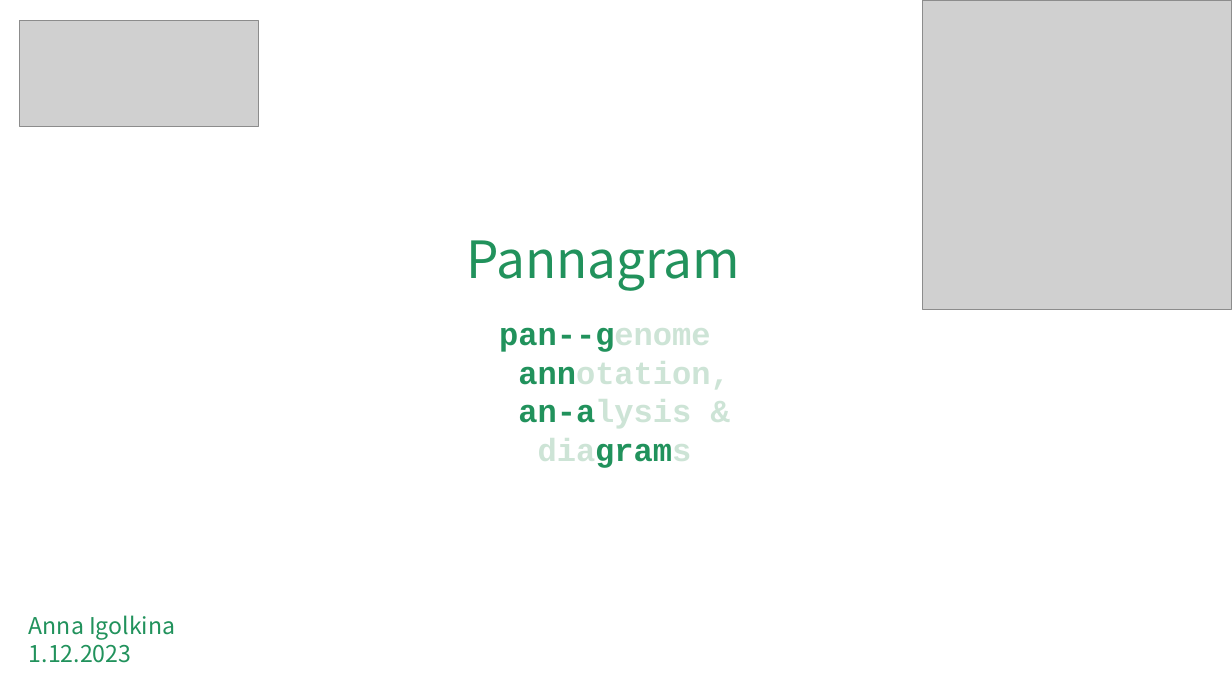
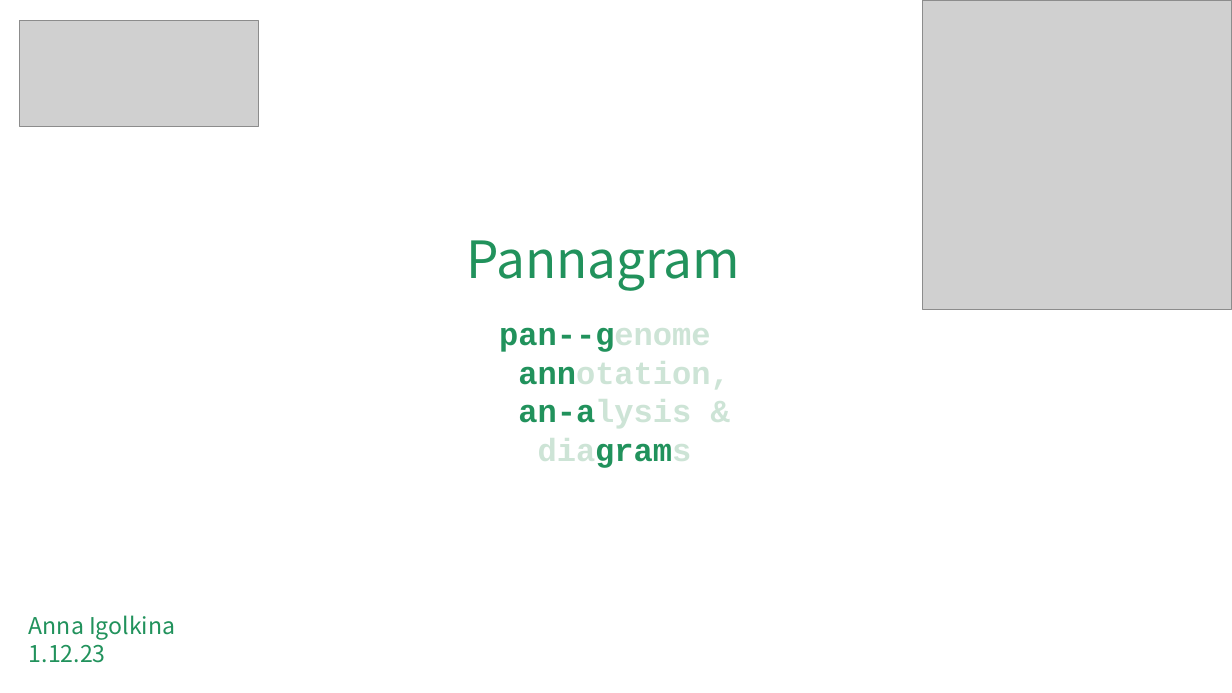
Before and after one commit to iganna/pannagram, a slide deck: slide 1 of examples/manual.pptx. Drawn at 1232x693 pixels with LibreOffice and Linux fonts; fonts in the diff are those of the drawing; grey boxes stand for pictures. Boxes give left, top, right and bottom in pixels: in the first picture for what was removed or moved away, otherwise in the second. Text is boxed around its words. In the diff, an @@ line names an element or a change of style, - is before the commit and + after.

```diff
--- a/examples/manual.pptx
+++ b/examples/manual.pptx
@@ text at [29,638,106,663]: text changed @@
-1.12.2023
+1.12.23
```
Also in this commit, not shown: 1 other slide changed, 3 other files.
